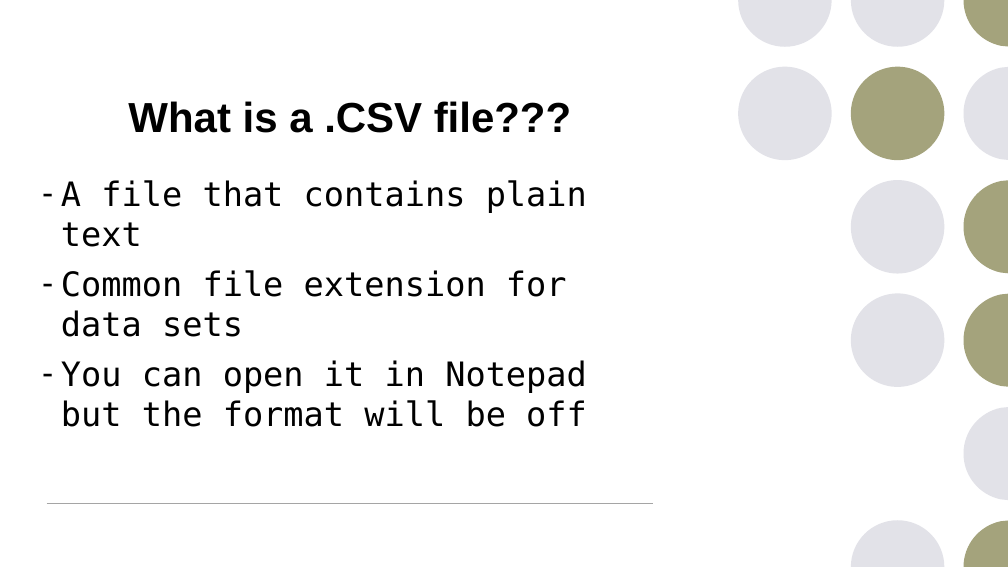
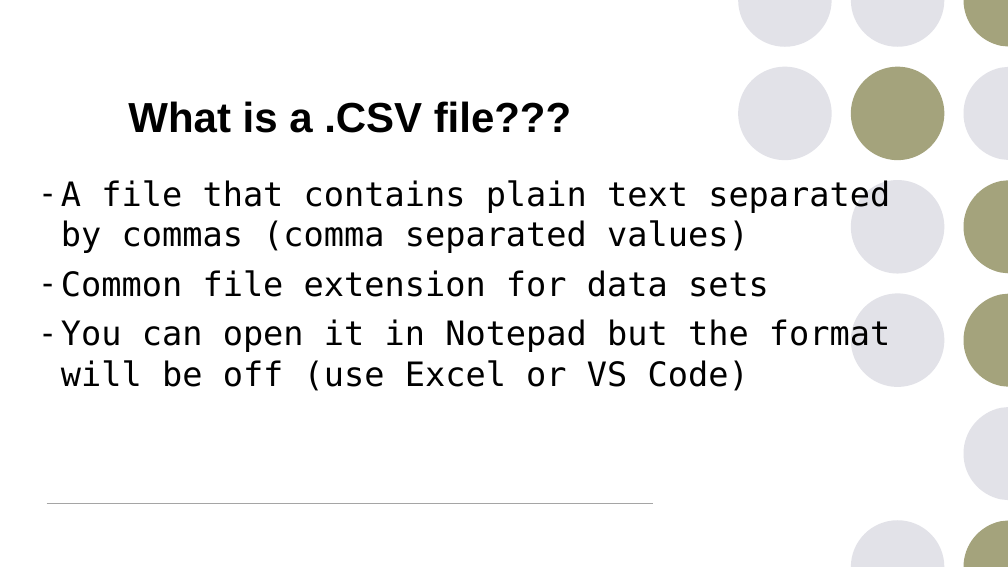
Before and after one commit to JohanBester/PythonResources, a slide deck: slide 25 of DAP_PowerPoints/pandas.pptx. Drawn at 1008x567 pixels with LibreOffice and Linux fonts; fonts in the diff are those of the drawing. Boxes give left, top, right and bottom in pixels: in the first picture for what was removed or moved away, otherwise in the second. Text is boxed around its words. In the diff, an @@ line names an element or a change of style, - is before the commit and + after.

Commit message:
updating PPts

```diff
--- a/DAP_PowerPoints/pandas.pptx
+++ b/DAP_PowerPoints/pandas.pptx
@@ text at (x1=61, y1=180, x2=890, y2=253): text changed @@
-– A file that contains plain text
+– A file that contains plain text separated by commas (comma separated values)
@@ text at (x1=61, y1=319, x2=890, y2=391): text changed @@
-– You can open it in Notepad but the format will be off
+– You can open it in Notepad but the format will be off (use Excel or VS Code)
```
Also in this commit, not shown: 1 other file.
